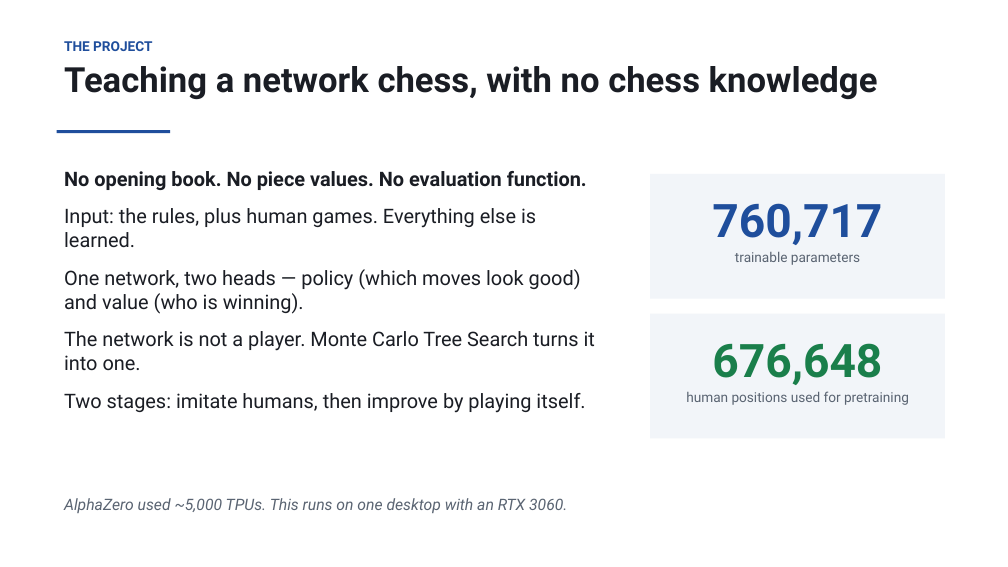
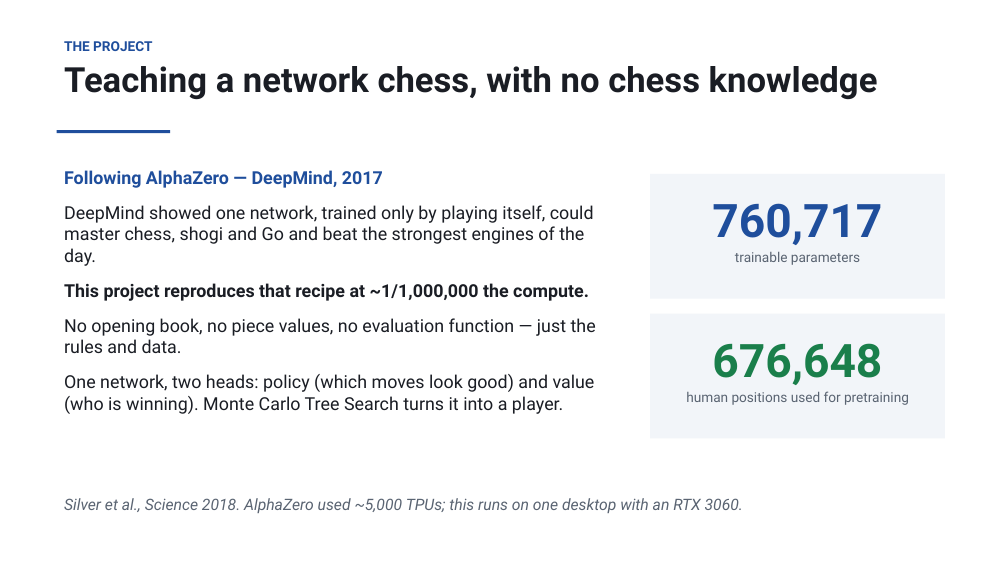
Before and after one commit to realgauravvyas/chess-ai, a slide deck: slide 1 of docs/chess_ai_slides.pptx. Drawn at 1008x567 pixels with LibreOffice and Linux fonts; fonts in the diff are those of the drawing. Boxes give left, top, right and bottom in pixels: in the first picture for what was removed or moved away, otherwise in the second. Text is boxed around its words. In the diff, an @@ line names an element or a change of style, - is before the commit and + after.

```diff
--- a/docs/chess_ai_slides.pptx
+++ b/docs/chess_ai_slides.pptx
@@ text at (64, 170, 596, 414): text changed; size 19 to 17 pt @@
-No opening book. No piece values. No evaluation function.
-Input: the rules, plus human games. Everything else is learned.
-One network, two heads — policy (which moves look good) and value (who is winning).
-The network is not a player. Monte Carlo Tree Search turns it into one.
-Two stages: imitate humans, then improve by playing itself.
+Following AlphaZero — DeepMind, 2017
+DeepMind showed one network, trained only by playing itself, could master chess, shogi and Go and beat the strongest engines of the day.
+This project reproduces that recipe at ~1/1,000,000 the compute.
+No opening book, no piece values, no evaluation function — just the rules and data.
+One network, two heads: policy (which moves look good) and value (who is winning). Monte Carlo Tree Search turns it into a player.
@@ text at (64, 498, 743, 513): text changed @@
-AlphaZero used ~5,000 TPUs. This runs on one desktop with an RTX 3060.
+Silver et al., Science 2018. AlphaZero used ~5,000 TPUs; this runs on one desktop with an RTX 3060.
```
Also in this commit, not shown: 5 other files.
